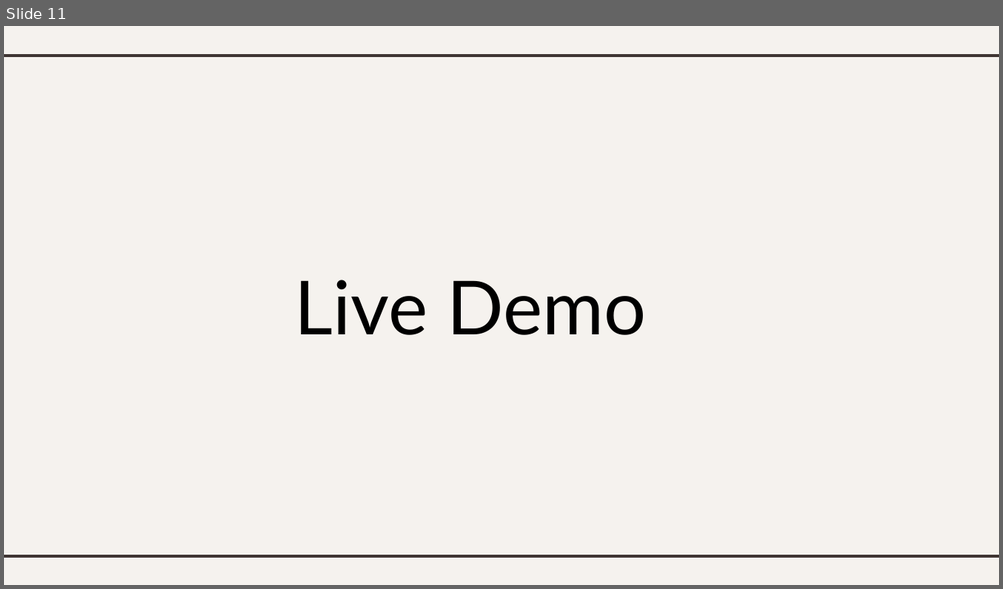
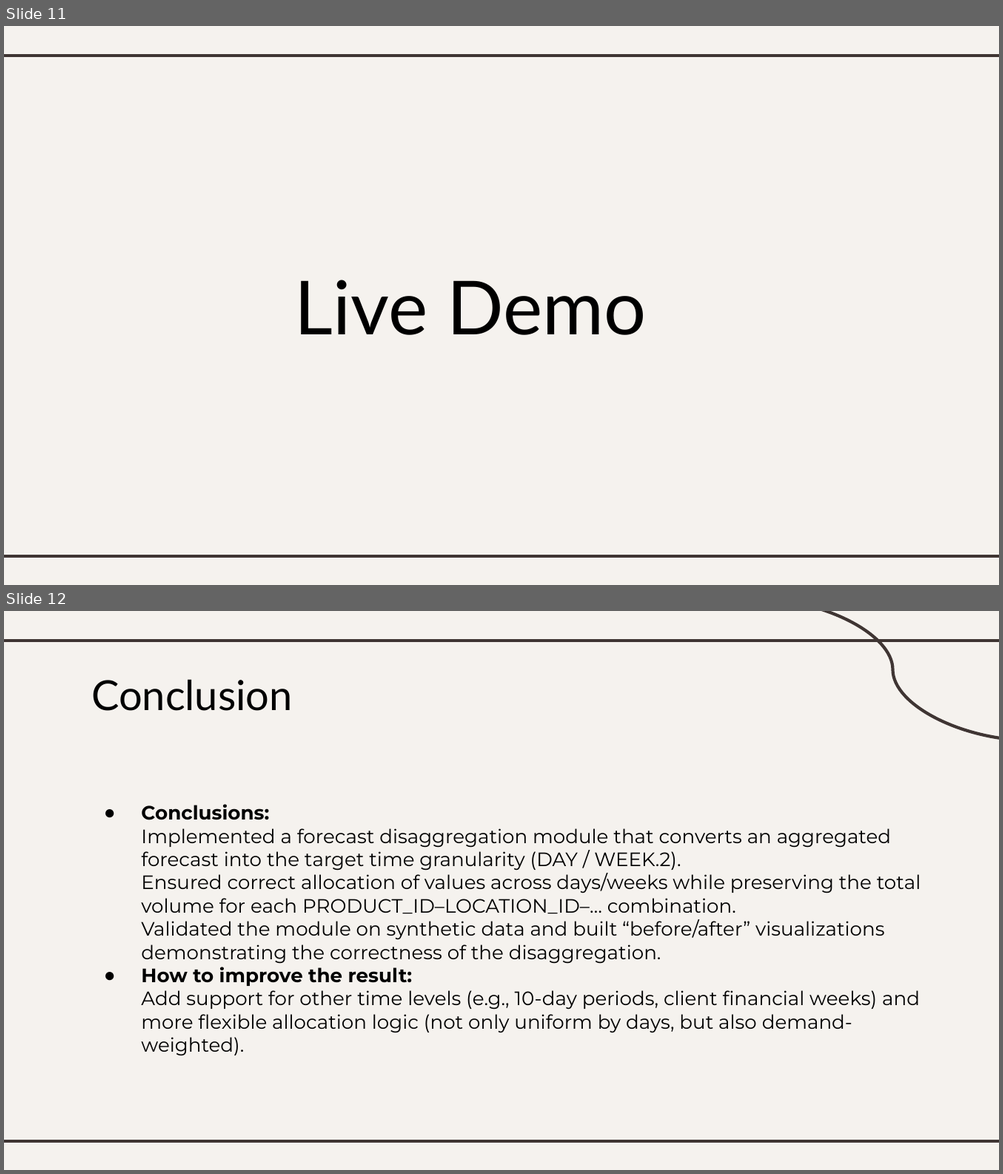
Before and after one commit to aromanenko/DFP, a slide deck: Dq_check+Disaccumulization.pptx. Shown one above the other, each under a label of ours: slide 11 before the commit, slides 11 and 12 after it. The pictures are 1003x589 and 1003x1174 pixels, drawn with LibreOffice and Linux fonts; fonts in the diff are those of the drawing. Boxes give left, top, right and bottom in pixels: in the first picture for what was removed or moved away, otherwise in the second. Text is boxed around its words. In the diff, an @@ line names an element or a change of style, - is before the commit and + after.

```diff
--- a/Dq_check+Disaccumulization.pptx
+++ b/Dq_check+Disaccumulization.pptx
@@ slide 12 added at bbox=[4, 611, 999, 1170], background #F5F2EE; not listed: 2 template elements that a slide beside it also shows @@
@@ curved line added from (753, 611) to (999, 741), #3F3533 2.25 pt @@
@@ title added at bbox=[91, 679, 293, 711], 30 pt, text #000000 @@
+Conclusion
@@ text added at bbox=[141, 804, 921, 1056], 14 pt, text #000000 @@
+● Conclusions:
+  Implemented a forecast disaggregation module that converts an aggregated forecast into the target time granularity (DAY / WEEK.2).
+  Ensured correct allocation of values across days/weeks while preserving the total volume for each PRODUCT_ID–LOCATION_ID–… combination.
+  Validated the module on synthetic data and built “before/after” visualizations demonstrating the correctness of the disaggregation.
+● How to improve the result:
+  Add support for other time levels (e.g., 10-day periods, client financial weeks) and more flexible allocation logic (not only uniform by days, but also demand-weighted).
```
Also in this commit, not shown: 6 slides changed, 4 other slides added, 4 slides removed.
